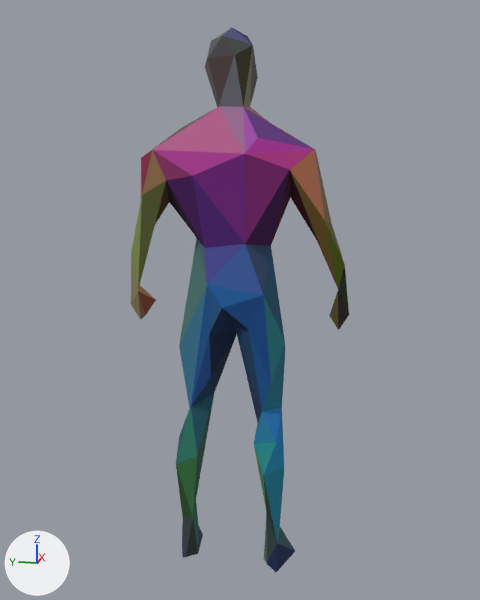
The FBX model Media/Survivor.fbx as it was, and as the next commit left it.
Camera for both pictures: a 50 mm camera at (-1.366, -0.285, 0.393) aimed at (0.012, -0.009, 0.049). Every picture has the same lights, and +X, +Y and +Z are marked at lower left.
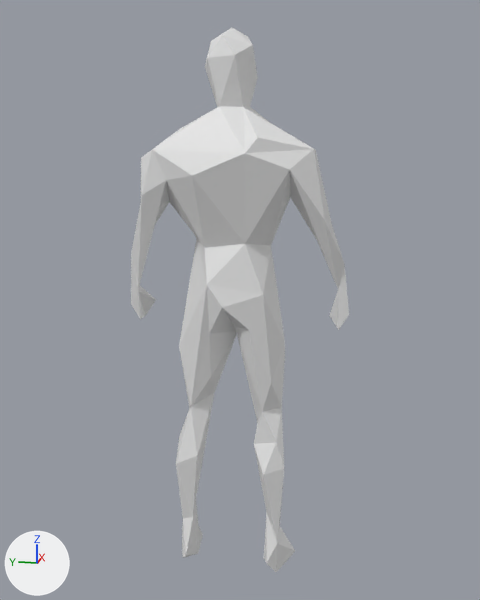
The newer file is also rescaled (x0.01) as a whole; pictures and numbers use the older file's frame.

What changed in the scene script:
```text
Change me_mesh_0:
    where me_mesh_0.from_pydata(...)  # 110 vertices, 216 faces; spans x -0.092..0.089, y -0.244..0.242, z -0.6..0.603
    remove me_mesh_0.materials.append(mat_material_0)  # picture img_image_0_png
```

Changed parts and their boxes (x1, y1, x2, y2) in the pictures (480 x 600 px):
'Mesh_0', recoloured: (131, 28, 349, 572) in both
